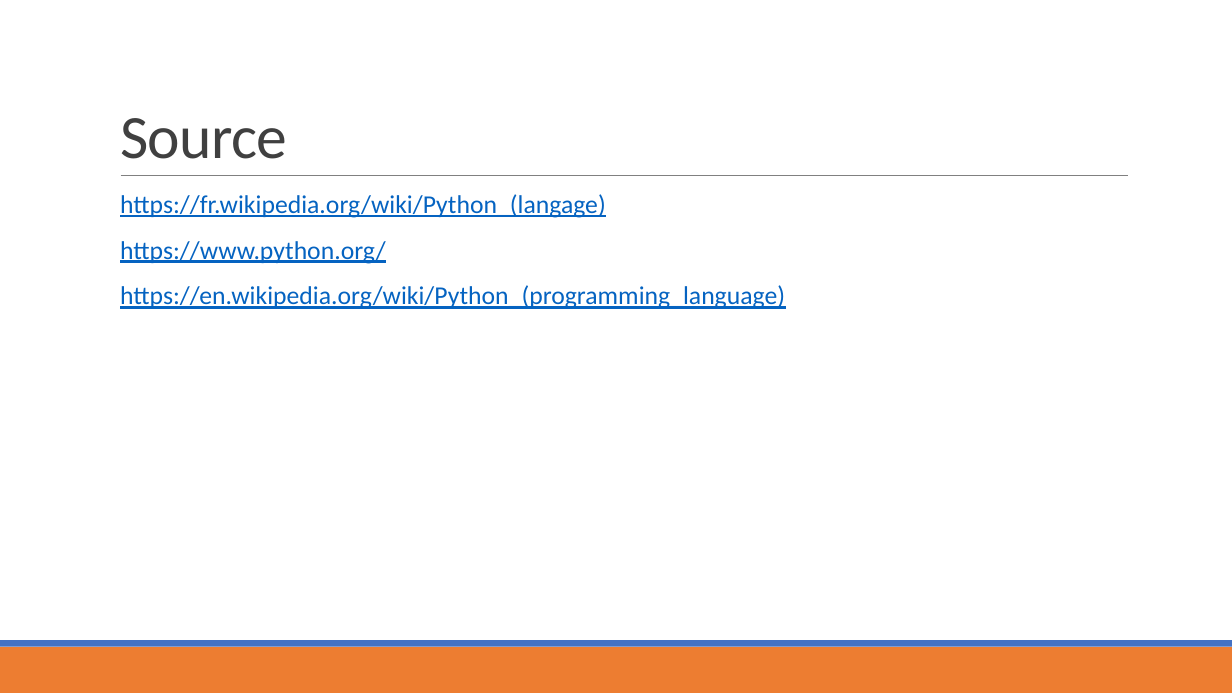
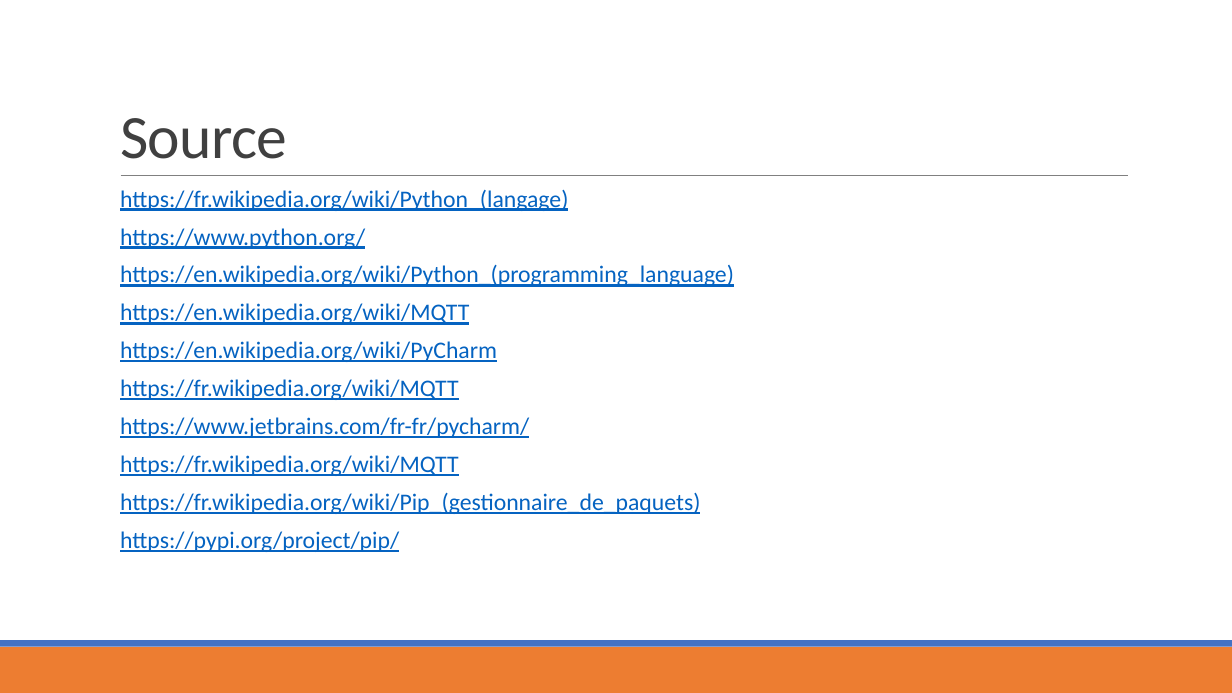
Before and after one commit to MaximeRoy1733837/ESP, a slide deck: slide 21 of Python/Défi_python.pptx (slide 15 before the commit). Drawn at 1232x693 pixels with LibreOffice and Linux fonts; fonts in the diff are those of the drawing. Boxes give left, top, right and bottom in pixels: in the first picture for what was removed or moved away, otherwise in the second. Text is boxed around its words. In the diff, an @@ line names an element or a change of style, - is before the commit and + after.

Commit message:
continuer power point python

```diff
--- a/Python/Défi_python.pptx
+++ b/Python/Défi_python.pptx
@@ text at bbox=[120, 190, 734, 287]: size 20 to 18.5 pt in "https://fr.wikipedia.org/wiki/Python_(langage)", "https://www.python.org/", "https://en.wikipedia.org/wiki/Python_(programming_language)"; line spacing 0.9 to 0.7 @@
@@ text at bbox=[120, 303, 700, 552]: paragraphs added @@
+  https://en.wikipedia.org/wiki/MQTT
+  https://en.wikipedia.org/wiki/PyCharm
+  https://fr.wikipedia.org/wiki/MQTT
+  https://www.jetbrains.com/fr-fr/pycharm/
+  https://fr.wikipedia.org/wiki/MQTT
+  https://fr.wikipedia.org/wiki/Pip_(gestionnaire_de_paquets)
+  https://pypi.org/project/pip/
```
Also in this commit, not shown: 4 other slides changed, 8 slides added, 2 slides removed, 1 other file.
